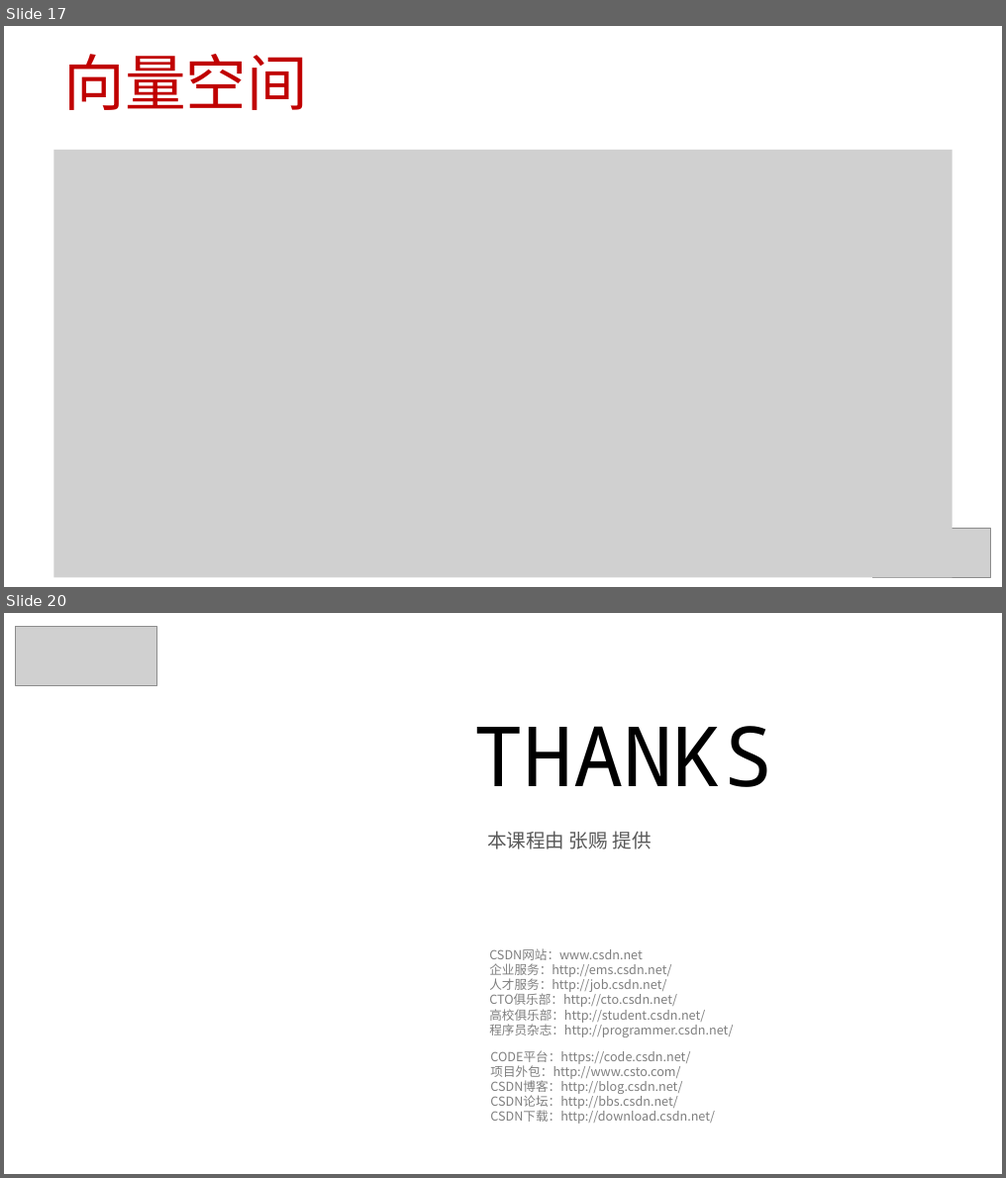
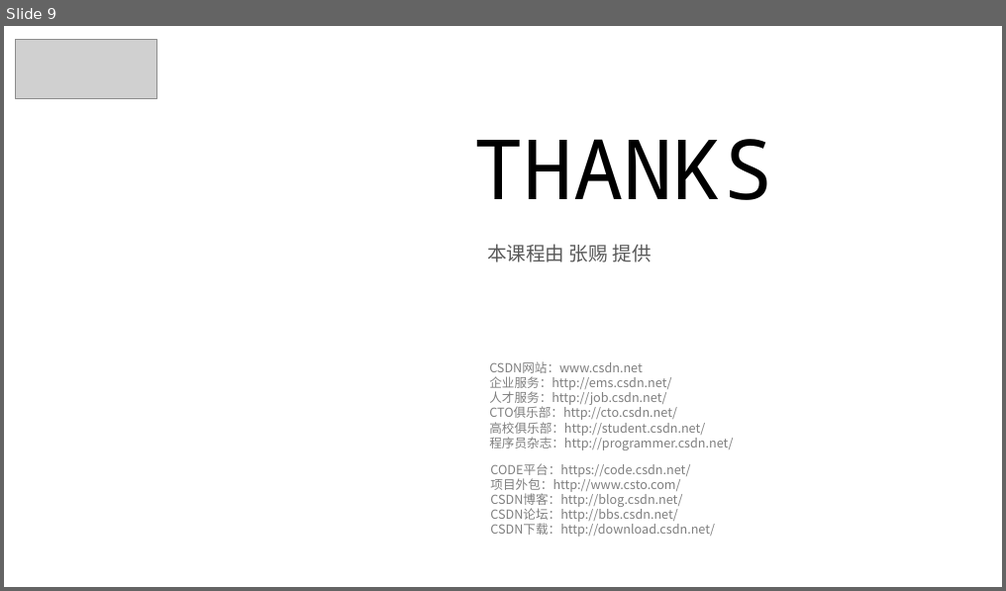
Before and after one commit to 0000duck/ComputerGraphicsBasics, a slide deck: PPT/08_正交基.pptx. Shown one above the other, each under a label of ours: slides 17 and 20 before the commit, slide 9 after it; the slides between them are not shown. The pictures are 1006x1178 and 1006x591 pixels, drawn with LibreOffice and Linux fonts; fonts in the diff are those of the drawing; grey boxes stand for pictures; background and template pictures are left out. Boxes give left, top, right and bottom in pixels: in the first picture for what was removed or moved away, otherwise in the second. Text is boxed around its words. In the diff, an @@ line names an element or a change of style, - is before the commit and + after.

```diff
--- a/PPT/08_正交基.pptx
+++ b/PPT/08_正交基.pptx
@@ slide 17 removed at (4,26,1002,587), background #FFFFFF @@
@@ title removed at (63,54,307,110) @@
-向量空间
@@ picture removed at (54,150,952,577) @@
@@ picture removed at (872,529,990,577) @@
@@ what was slide 20 is now slide 9 @@
```
Also in this commit, not shown: 6 slides added, 16 other slides removed.
